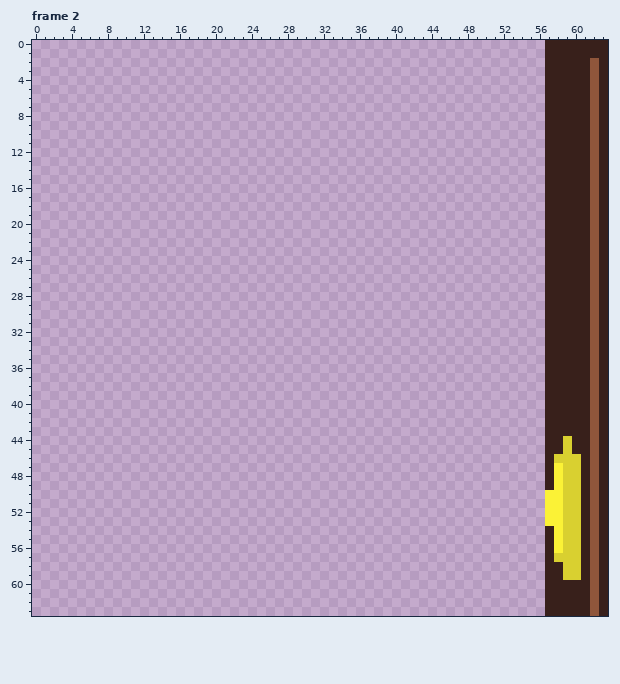
A pixel-art file gets an edit: src/raw/doorBrokenBlue.ase. The picture above was drawn from the file before the commit.
64x64 pixels, 4 frames. Shown: frame 2. The commit also changed other frames, which this record leaves out.
The same view after the edit:
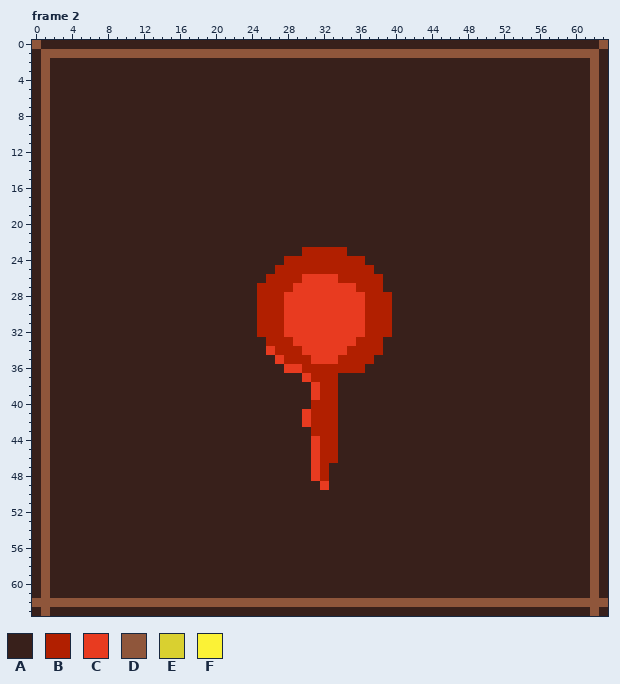
Palette (. is transparent): A #38201b  B #b11f00  C #e83b20  D #8f563b  E #d9d030  F #fbf236
Author's note on the commit: Door sprites changed and referenced correctly
What changed:
Changed rows in their new state; - is an unchanged pixel.
Frame 2:
first column x 0:
 0 DAAAAAAAAAAAAAAAAAAAAAAAAAAAAAAAAAAAAAAAAAAAAAAAAAAAAAAAA------D
 1 ADDDDDDDDDDDDDDDDDDDDDDDDDDDDDDDDDDDDDDDDDDDDDDDDDDDDDDDDDDDDDD-
 2 ADAAAAAAAAAAAAAAAAAAAAAAAAAAAAAAAAAAAAAAAAAAAAAAAAAAAAAAA-------
 3 ADAAAAAAAAAAAAAAAAAAAAAAAAAAAAAAAAAAAAAAAAAAAAAAAAAAAAAAA-------
 4 ADAAAAAAAAAAAAAAAAAAAAAAAAAAAAAAAAAAAAAAAAAAAAAAAAAAAAAAA-------
 5 ADAAAAAAAAAAAAAAAAAAAAAAAAAAAAAAAAAAAAAAAAAAAAAAAAAAAAAAA-------
 6 ADAAAAAAAAAAAAAAAAAAAAAAAAAAAAAAAAAAAAAAAAAAAAAAAAAAAAAAA-------
 7 ADAAAAAAAAAAAAAAAAAAAAAAAAAAAAAAAAAAAAAAAAAAAAAAAAAAAAAAA-------
 8 ADAAAAAAAAAAAAAAAAAAAAAAAAAAAAAAAAAAAAAAAAAAAAAAAAAAAAAAA-------
 9 ADAAAAAAAAAAAAAAAAAAAAAAAAAAAAAAAAAAAAAAAAAAAAAAAAAAAAAAA-------
10 ADAAAAAAAAAAAAAAAAAAAAAAAAAAAAAAAAAAAAAAAAAAAAAAAAAAAAAAA-------
11 ADAAAAAAAAAAAAAAAAAAAAAAAAAAAAAAAAAAAAAAAAAAAAAAAAAAAAAAA-------
12 ADAAAAAAAAAAAAAAAAAAAAAAAAAAAAAAAAAAAAAAAAAAAAAAAAAAAAAAA-------
13 ADAAAAAAAAAAAAAAAAAAAAAAAAAAAAAAAAAAAAAAAAAAAAAAAAAAAAAAA-------
14 ADAAAAAAAAAAAAAAAAAAAAAAAAAAAAAAAAAAAAAAAAAAAAAAAAAAAAAAA-------
15 ADAAAAAAAAAAAAAAAAAAAAAAAAAAAAAAAAAAAAAAAAAAAAAAAAAAAAAAA-------
16 ADAAAAAAAAAAAAAAAAAAAAAAAAAAAAAAAAAAAAAAAAAAAAAAAAAAAAAAA-------
17 ADAAAAAAAAAAAAAAAAAAAAAAAAAAAAAAAAAAAAAAAAAAAAAAAAAAAAAAA-------
18 ADAAAAAAAAAAAAAAAAAAAAAAAAAAAAAAAAAAAAAAAAAAAAAAAAAAAAAAA-------
19 ADAAAAAAAAAAAAAAAAAAAAAAAAAAAAAAAAAAAAAAAAAAAAAAAAAAAAAAA-------
20 ADAAAAAAAAAAAAAAAAAAAAAAAAAAAAAAAAAAAAAAAAAAAAAAAAAAAAAAA-------
21 ADAAAAAAAAAAAAAAAAAAAAAAAAAAAAAAAAAAAAAAAAAAAAAAAAAAAAAAA-------
22 ADAAAAAAAAAAAAAAAAAAAAAAAAAAAAAAAAAAAAAAAAAAAAAAAAAAAAAAA-------
23 ADAAAAAAAAAAAAAAAAAAAAAAAAAAAABBBBBAAAAAAAAAAAAAAAAAAAAAA-------
24 ADAAAAAAAAAAAAAAAAAAAAAAAAAABBBBBBBBBAAAAAAAAAAAAAAAAAAAA-------
25 ADAAAAAAAAAAAAAAAAAAAAAAAAABBBBBBBBBBBAAAAAAAAAAAAAAAAAAA-------
26 ADAAAAAAAAAAAAAAAAAAAAAAAABBBBCCCCBBBBBAAAAAAAAAAAAAAAAAA-------
27 ADAAAAAAAAAAAAAAAAAAAAAAABBBBCCCCCCCBBBAAAAAAAAAAAAAAAAAA-------
28 ADAAAAAAAAAAAAAAAAAAAAAAABBBCCCCCCCCCBBBAAAAAAAAAAAAAAAAA-------
29 ADAAAAAAAAAAAAAAAAAAAAAAABBBCCCCCCCCCBBBAAAAAAAAAAAAAAAAA-------
30 ADAAAAAAAAAAAAAAAAAAAAAAABBBCCCCCCCCCBBBAAAAAAAAAAAAAAAAA-------
31 ADAAAAAAAAAAAAAAAAAAAAAAABBBCCCCCCCCCBBBAAAAAAAAAAAAAAAAA-------
32 ADAAAAAAAAAAAAAAAAAAAAAAABBBCCCCCCCCCBBBAAAAAAAAAAAAAAAAA-------
33 ADAAAAAAAAAAAAAAAAAAAAAAAABBBCCCCCCCBBBAAAAAAAAAAAAAAAAAA-------
34 ADAAAAAAAAAAAAAAAAAAAAAAAACBBBCCCCCBBBBAAAAAAAAAAAAAAAAAA-------
35 ADAAAAAAAAAAAAAAAAAAAAAAAAACBBBCCCBBBBAAAAAAAAAAAAAAAAAAA-------
36 ADAAAAAAAAAAAAAAAAAAAAAAAAAACCBBBBBBBAAAAAAAAAAAAAAAAAAAA-------
37 ADAAAAAAAAAAAAAAAAAAAAAAAAAAAACBBBAAAAAAAAAAAAAAAAAAAAAAA-------
38 ADAAAAAAAAAAAAAAAAAAAAAAAAAAAAACBBAAAAAAAAAAAAAAAAAAAAAAA-------
39 ADAAAAAAAAAAAAAAAAAAAAAAAAAAAAACBBAAAAAAAAAAAAAAAAAAAAAAA-------
40 ADAAAAAAAAAAAAAAAAAAAAAAAAAAAAABBBAAAAAAAAAAAAAAAAAAAAAAA-------
41 ADAAAAAAAAAAAAAAAAAAAAAAAAAAAACBBBAAAAAAAAAAAAAAAAAAAAAAA-------
42 ADAAAAAAAAAAAAAAAAAAAAAAAAAAAACBBBAAAAAAAAAAAAAAAAAAAAAAA-------
43 ADAAAAAAAAAAAAAAAAAAAAAAAAAAAAABBBAAAAAAAAAAAAAAAAAAAAAAA-------
44 ADAAAAAAAAAAAAAAAAAAAAAAAAAAAAACBBAAAAAAAAAAAAAAAAAAAAAAA--A----
45 ADAAAAAAAAAAAAAAAAAAAAAAAAAAAAACBBAAAAAAAAAAAAAAAAAAAAAAA--A----
46 ADAAAAAAAAAAAAAAAAAAAAAAAAAAAAACBBAAAAAAAAAAAAAAAAAAAAAAA-AAA---
47 ADAAAAAAAAAAAAAAAAAAAAAAAAAAAAACBAAAAAAAAAAAAAAAAAAAAAAAA-AAA---
48 ADAAAAAAAAAAAAAAAAAAAAAAAAAAAAACBAAAAAAAAAAAAAAAAAAAAAAAA-AAA---
49 ADAAAAAAAAAAAAAAAAAAAAAAAAAAAAAACAAAAAAAAAAAAAAAAAAAAAAAA-AAA---
50 ADAAAAAAAAAAAAAAAAAAAAAAAAAAAAAAAAAAAAAAAAAAAAAAAAAAAAAAAAAAA---
51 ADAAAAAAAAAAAAAAAAAAAAAAAAAAAAAAAAAAAAAAAAAAAAAAAAAAAAAAAAAAA---
52 ADAAAAAAAAAAAAAAAAAAAAAAAAAAAAAAAAAAAAAAAAAAAAAAAAAAAAAAAAAAA---
53 ADAAAAAAAAAAAAAAAAAAAAAAAAAAAAAAAAAAAAAAAAAAAAAAAAAAAAAAAAAAA---
54 ADAAAAAAAAAAAAAAAAAAAAAAAAAAAAAAAAAAAAAAAAAAAAAAAAAAAAAAA-AAA---
55 ADAAAAAAAAAAAAAAAAAAAAAAAAAAAAAAAAAAAAAAAAAAAAAAAAAAAAAAA-AAA---
56 ADAAAAAAAAAAAAAAAAAAAAAAAAAAAAAAAAAAAAAAAAAAAAAAAAAAAAAAA-AAA---
57 ADAAAAAAAAAAAAAAAAAAAAAAAAAAAAAAAAAAAAAAAAAAAAAAAAAAAAAAA-AAA---
58 ADAAAAAAAAAAAAAAAAAAAAAAAAAAAAAAAAAAAAAAAAAAAAAAAAAAAAAAA--AA---
59 ADAAAAAAAAAAAAAAAAAAAAAAAAAAAAAAAAAAAAAAAAAAAAAAAAAAAAAAA--AA---
60 ADAAAAAAAAAAAAAAAAAAAAAAAAAAAAAAAAAAAAAAAAAAAAAAAAAAAAAAA-------
61 ADAAAAAAAAAAAAAAAAAAAAAAAAAAAAAAAAAAAAAAAAAAAAAAAAAAAAAAA-------
62 DDDDDDDDDDDDDDDDDDDDDDDDDDDDDDDDDDDDDDDDDDDDDDDDDDDDDDDDDDDDDD-D
63 ADAAAAAAAAAAAAAAAAAAAAAAAAAAAAAAAAAAAAAAAAAAAAAAAAAAAAAAA-------
